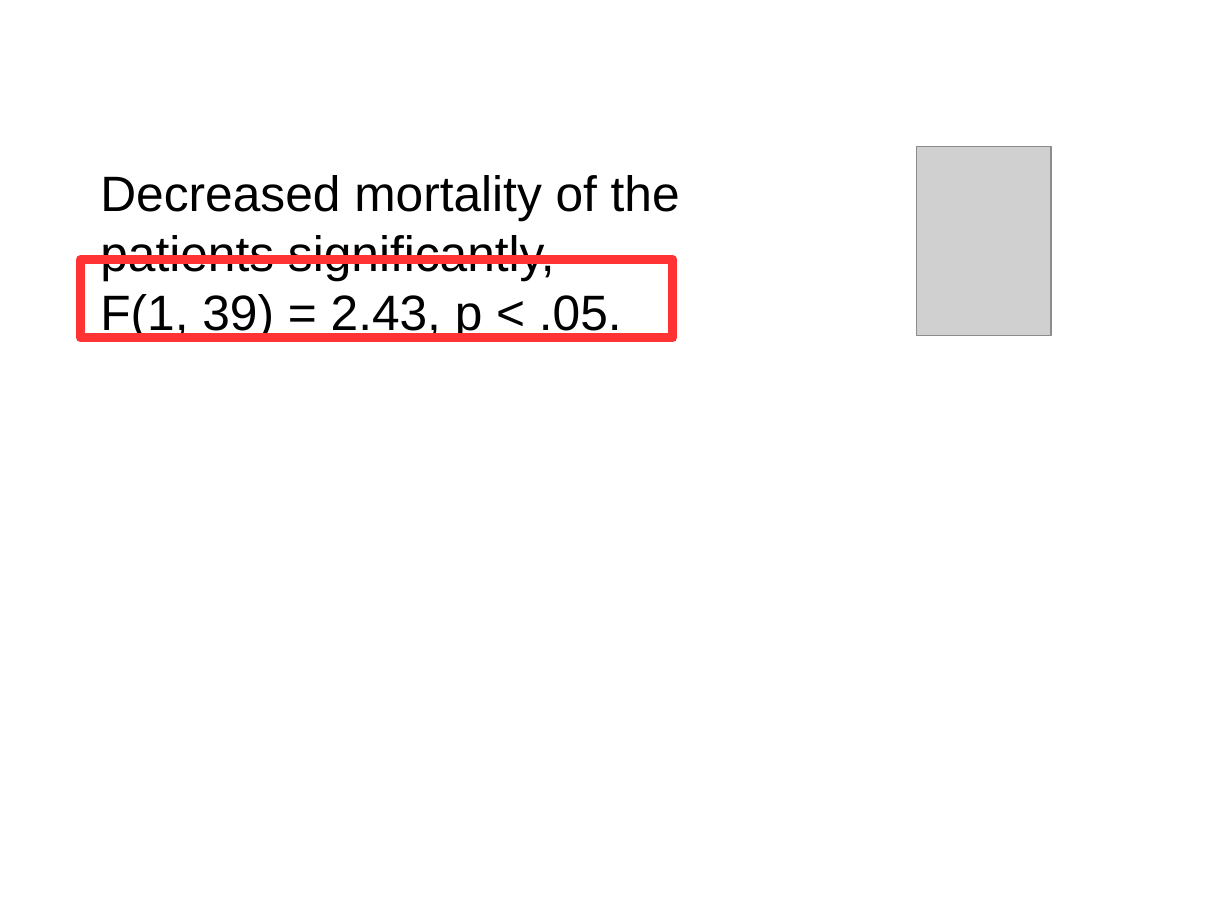
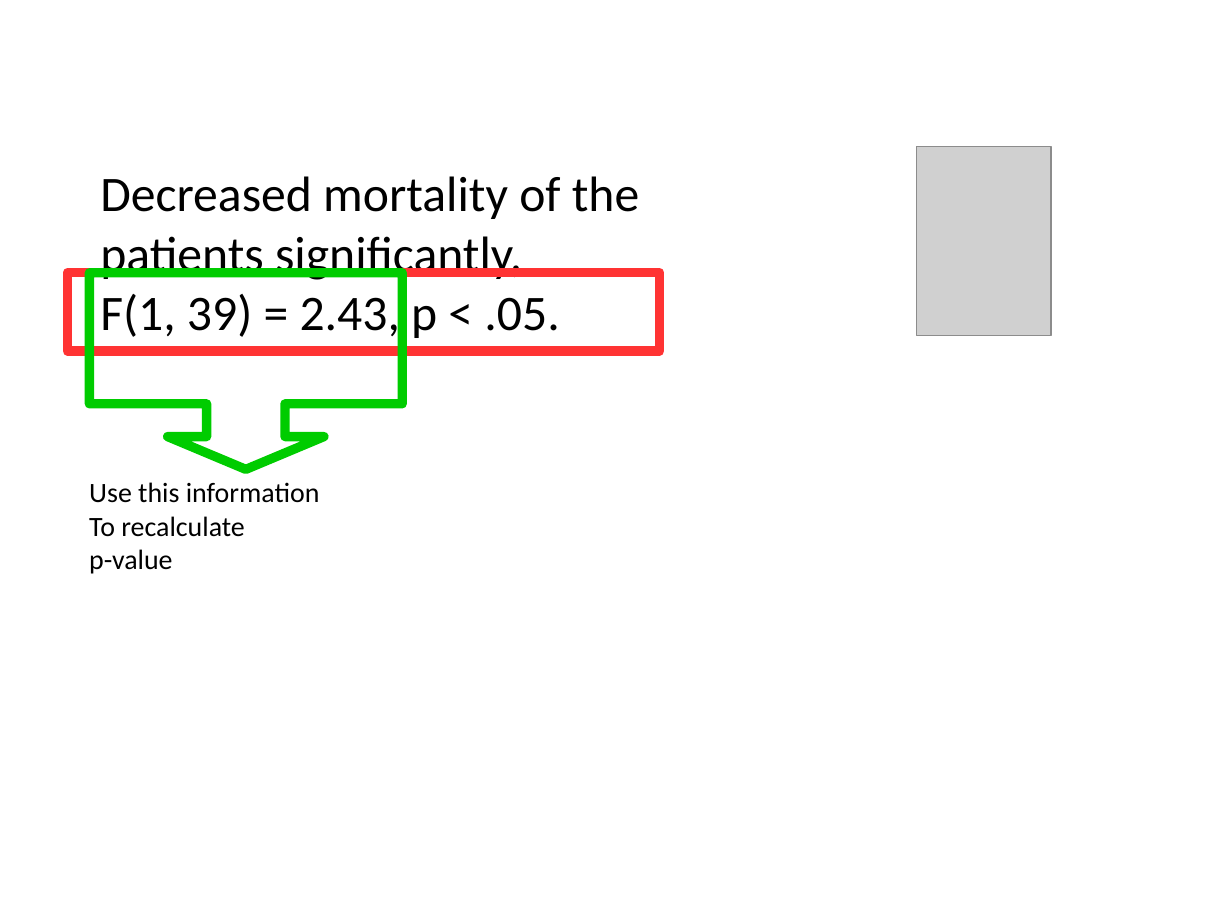
Before and after one commit to chartgerink/talks, a slide deck: slide 5 of 2016_2017/20170621tdm-ep/presentation.odp. Drawn at 1232x924 pixels with LibreOffice and Linux fonts; fonts in the diff are those of the drawing; grey boxes stand for pictures. Boxes give left, top, right and bottom in pixels: in the first picture for what was removed or moved away, otherwise in the second. Text is boxed around its words. In the diff, an @@ line names an element or a change of style, - is before the commit and + after.

```diff
--- a/2016_2017/20170621tdm-ep/presentation.odp
+++ b/2016_2017/20170621tdm-ep/presentation.odp
@@ text "Decreased mortality of the patients ..." at [100,176,639,343]: font Arial to Calibri @@
@@ rectangle: place and size @@
-rectangle at [80,259,673,338]
+rectangle at [67,273,660,351]
@@ down arrow callout added at [89,273,402,470], outline #00CC00 6.01 pt @@
@@ text added at [89,482,320,574], 18 pt, text #000000 @@
+Use this information
+To recalculate
+p-value
```
Also in this commit, not shown: 26 other slides changed, 15 slides added, 6 slides removed, 2 other files.
